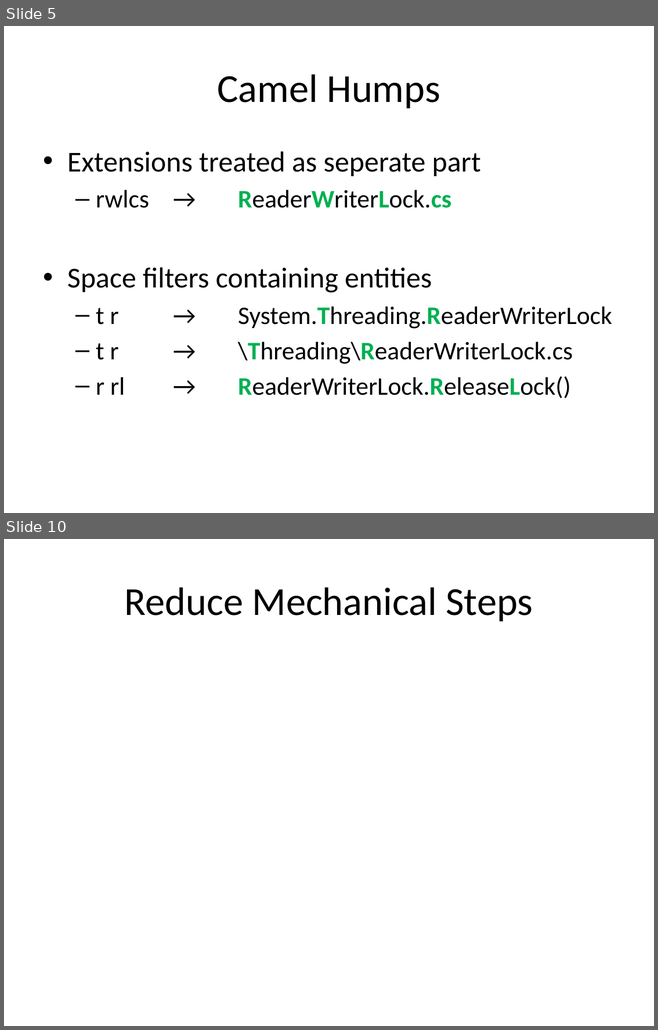
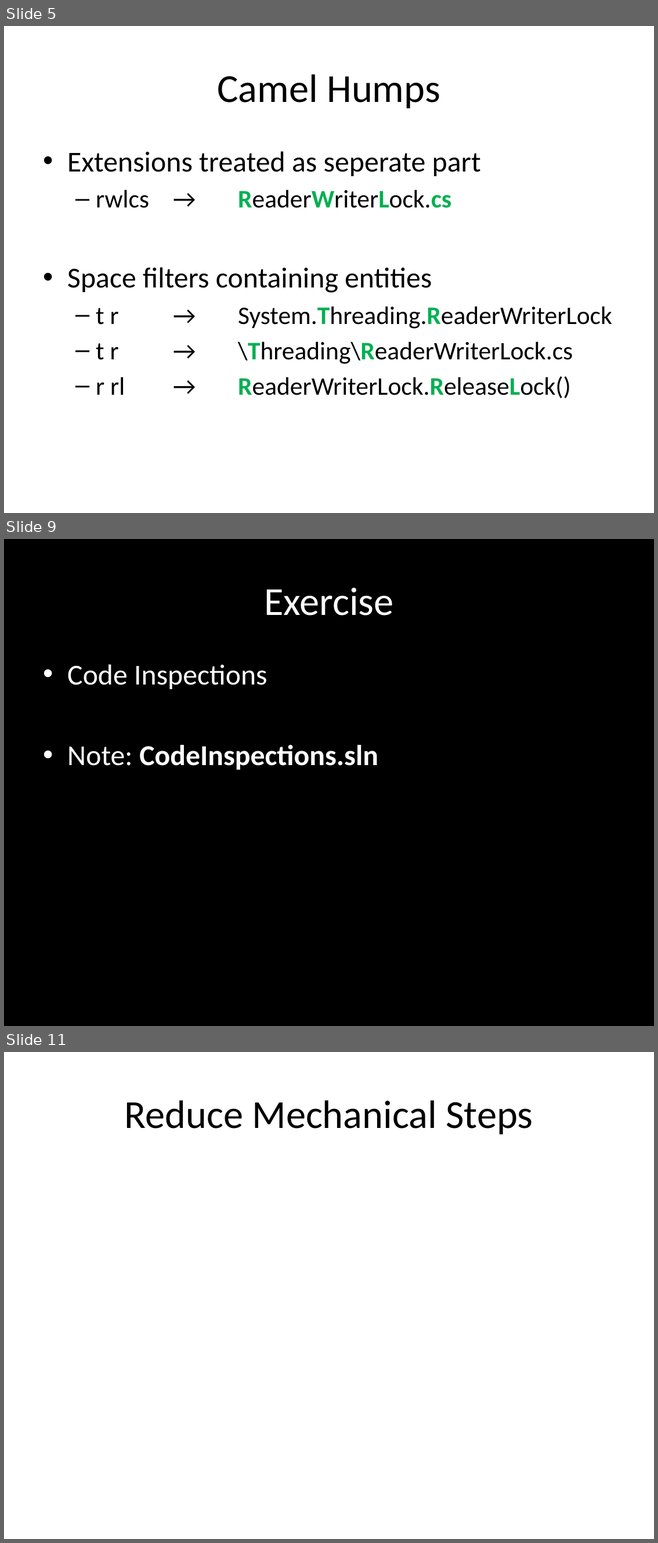
Before and after one commit to rasmuskl/ReSharperCourse, a slide deck: Presentations/2 - Exercises - ReSharper Course.pptx. Shown one above the other, each under a label of ours: slides 5 and 10 before the commit, slides 5, 9 and 11 after it; the slides between them are not shown. The pictures are 658x1030 and 658x1543 pixels, drawn with LibreOffice and Linux fonts; fonts in the diff are those of the drawing. Boxes give left, top, right and bottom in pixels: in the first picture for what was removed or moved away, otherwise in the second. Text is boxed around its words. In the diff, an @@ line names an element or a change of style, - is before the commit and + after.

Commit message:
Moved code inspection task into it's own solution again. Finished presentation parts for navigate to and code inspections.

```diff
--- a/Presentations/2 - Exercises - ReSharper Course.pptx
+++ b/Presentations/2 - Exercises - ReSharper Course.pptx
@@ slide 9 added at bbox=[4, 539, 654, 1026], background #000000 @@
@@ title added at bbox=[264, 588, 393, 616], 44 pt, text #FFFFFF @@
+Exercise
@@ text added at bbox=[67, 664, 378, 770], 32 pt, text #FFFFFF @@
+• Code Inspections
+• Note: CodeInspections.sln
@@ what was slide 10 is now slide 11 @@
```
Also in this commit, not shown: 4 slides changed, 7 other files.
